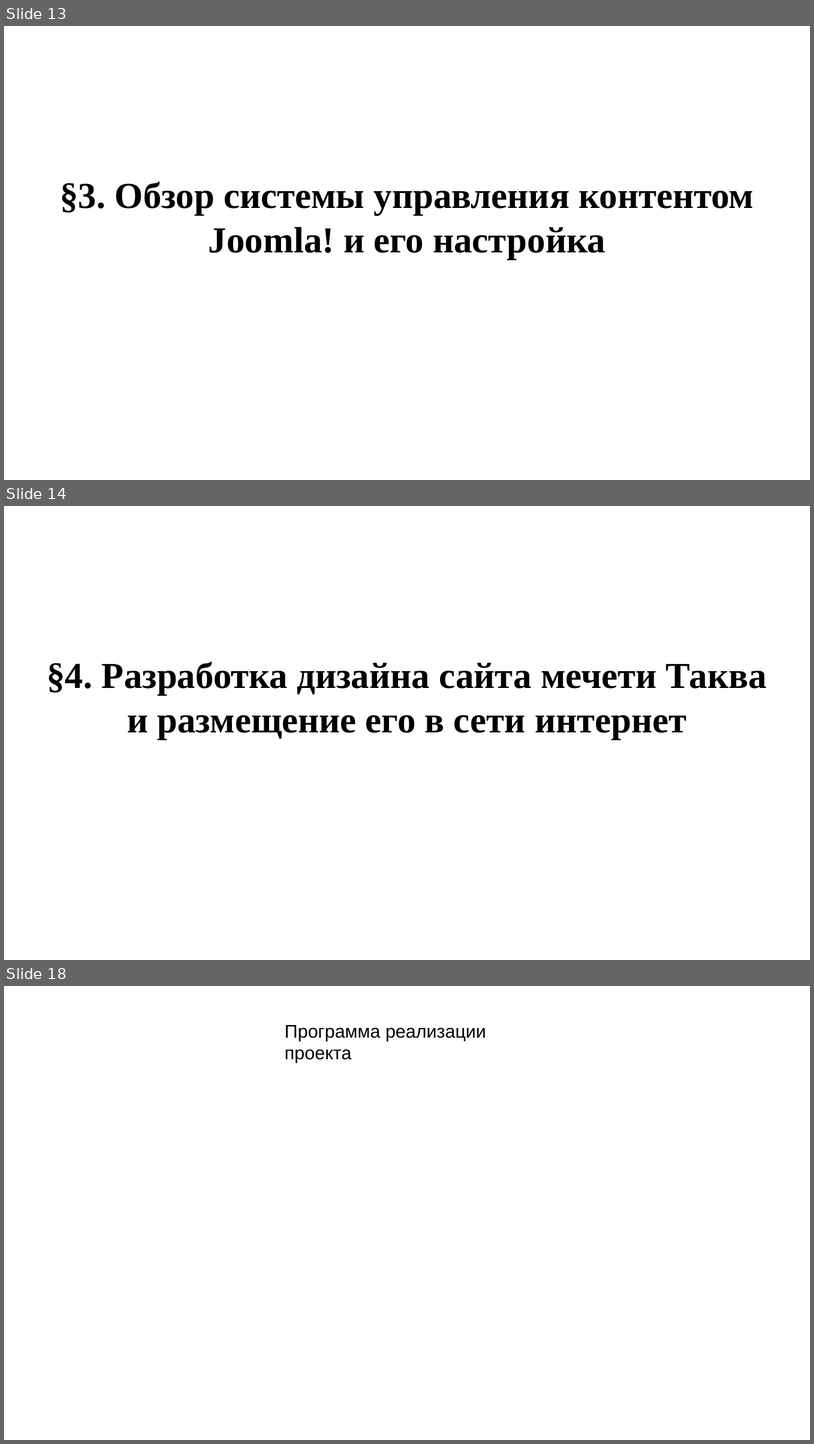
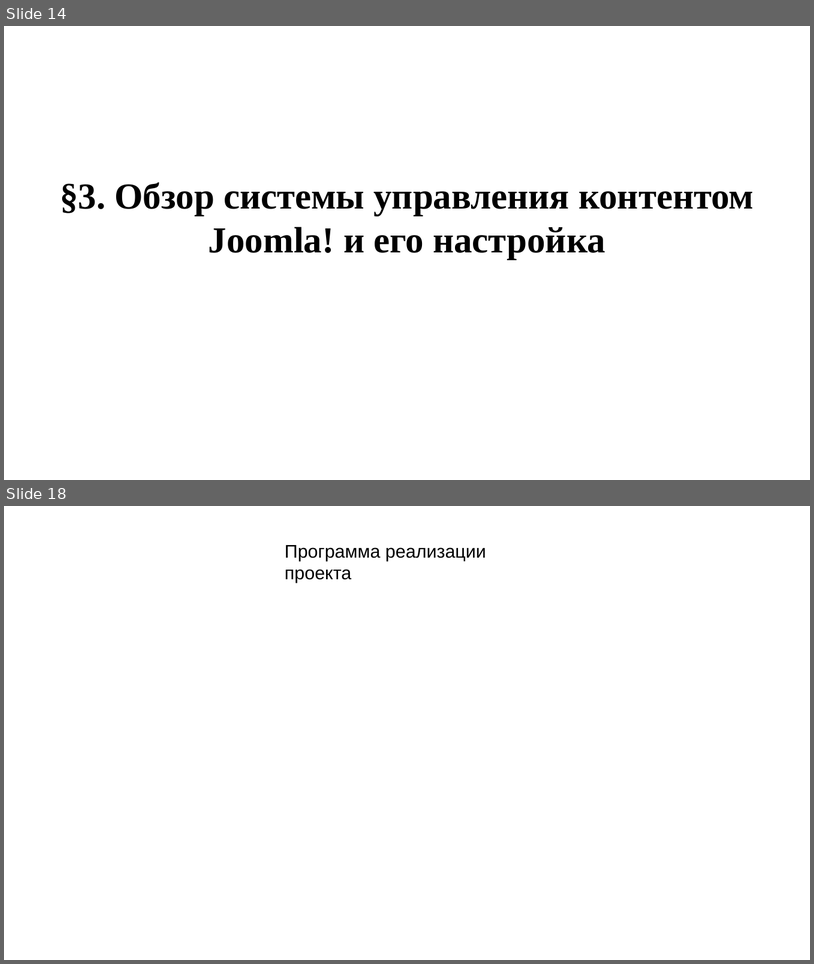
Before and after one commit to SibayMaktay/DocsFile_Sibay, a slide deck: НугумановМА_создание_сайта.pptx. Shown one above the other, each under a label of ours: slides 13, 14 and 18 before the commit, slides 14 and 18 after it; the slides between them are not shown. The pictures are 814x1444 and 814x964 pixels, drawn with LibreOffice and Linux fonts; fonts in the diff are those of the drawing; background and template pictures are left out. Boxes give left, top, right and bottom in pixels: in the first picture for what was removed or moved away, otherwise in the second. Text is boxed around its words. In the diff, an @@ line names an element or a change of style, - is before the commit and + after.

```diff
--- a/НугумановМА_создание_сайта.pptx
+++ b/НугумановМА_создание_сайта.pptx
@@ slide 14 removed at (x1=4, y1=506, x2=810, y2=960), background picture (left out) @@
@@ text removed at (x1=47, y1=661, x2=767, y2=739) @@
-§4. Разработка дизайна сайта мечети Таква и размещение его в сети интернет
@@ what was slide 13 is now slide 14 @@
```
Also in this commit, not shown: 5 slides changed, 2 slides added, 2 other slides removed, 1 other file.
